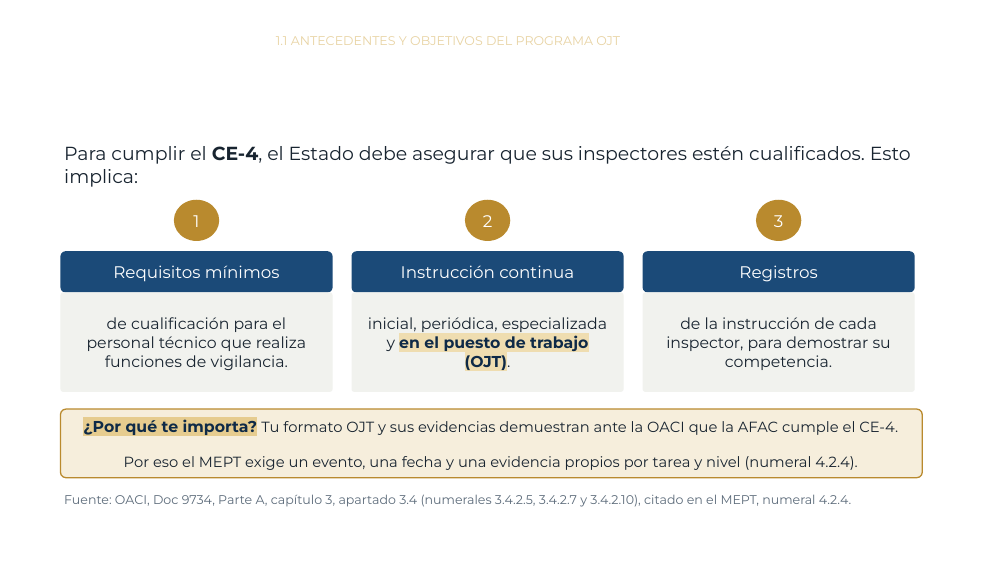
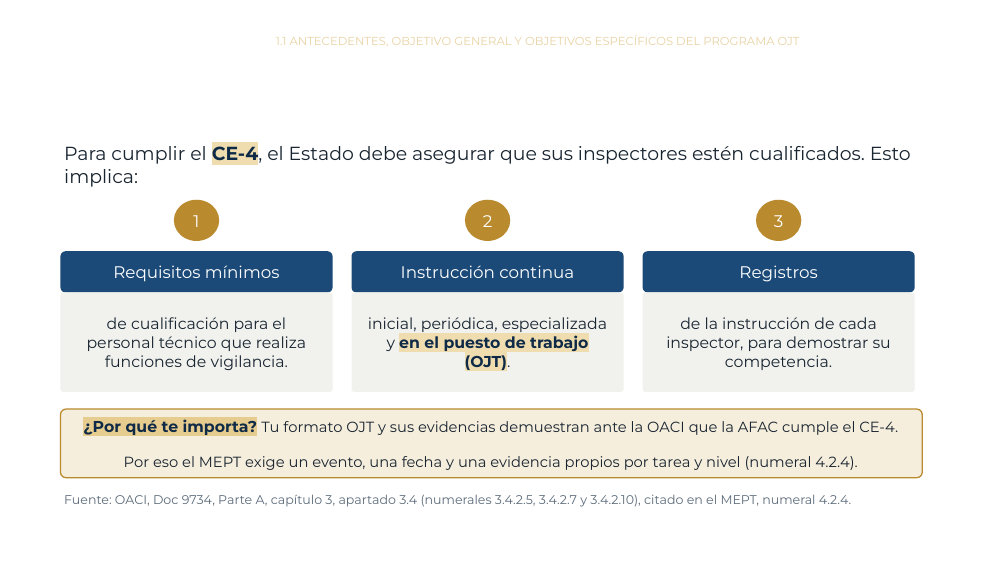
Before and after one commit to jmfigueroah01-creator/Curso-MEPT-OJT, a slide deck: slide 8 of modulo1.pptx. Drawn at 1008x567 pixels with LibreOffice and Linux fonts; fonts in the diff are those of the drawing; background and template pictures are left out. Boxes give left, top, right and bottom in pixels: in the first picture for what was removed or moved away, otherwise in the second. Text is boxed around its words. In the diff, an @@ line names an element or a change of style, - is before the commit and + after.

```diff
--- a/modulo1.pptx
+++ b/modulo1.pptx
@@ title at box(276, 35, 800, 46): text changed; size 12 to 11 pt @@
-1.1 ANTECEDENTES Y OBJETIVOS DEL PROGRAMA OJT
+1.1 ANTECEDENTES, OBJETIVO GENERAL Y OBJETIVOS ESPECÍFICOS DEL PROGRAMA OJT
@@ text "Para cumplir el CE-4, el ..." at box(64, 142, 911, 187): text colour #182430 to #0E2A47, highlight none to #EFDDB0 in "CE-4," @@
```
Also in this commit, not shown: 23 other slides changed, 1 slide added, 5 other files.
